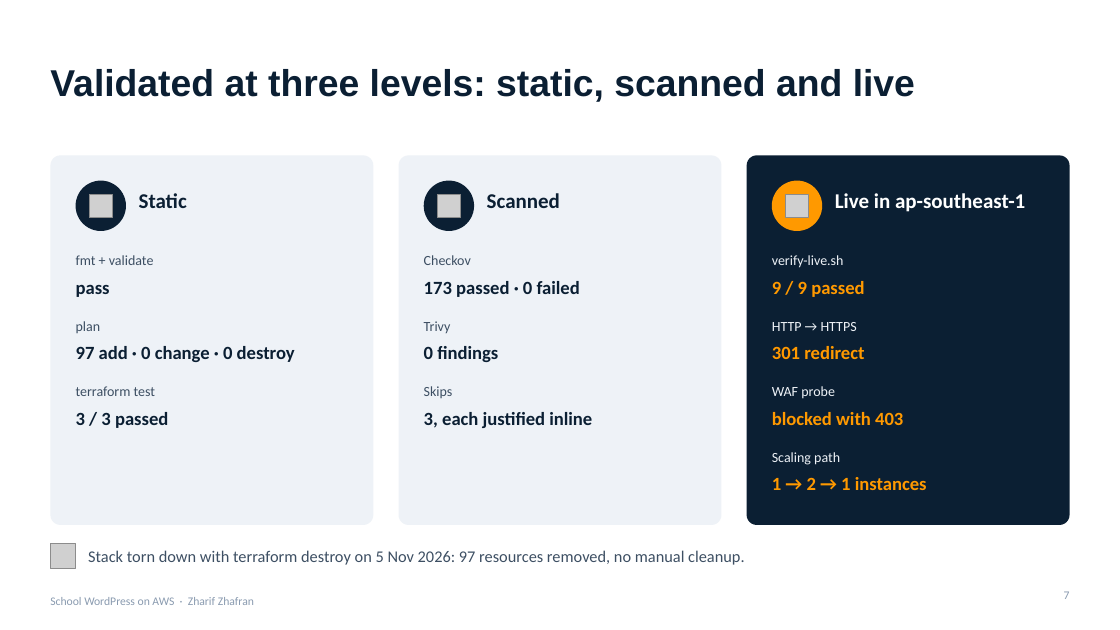
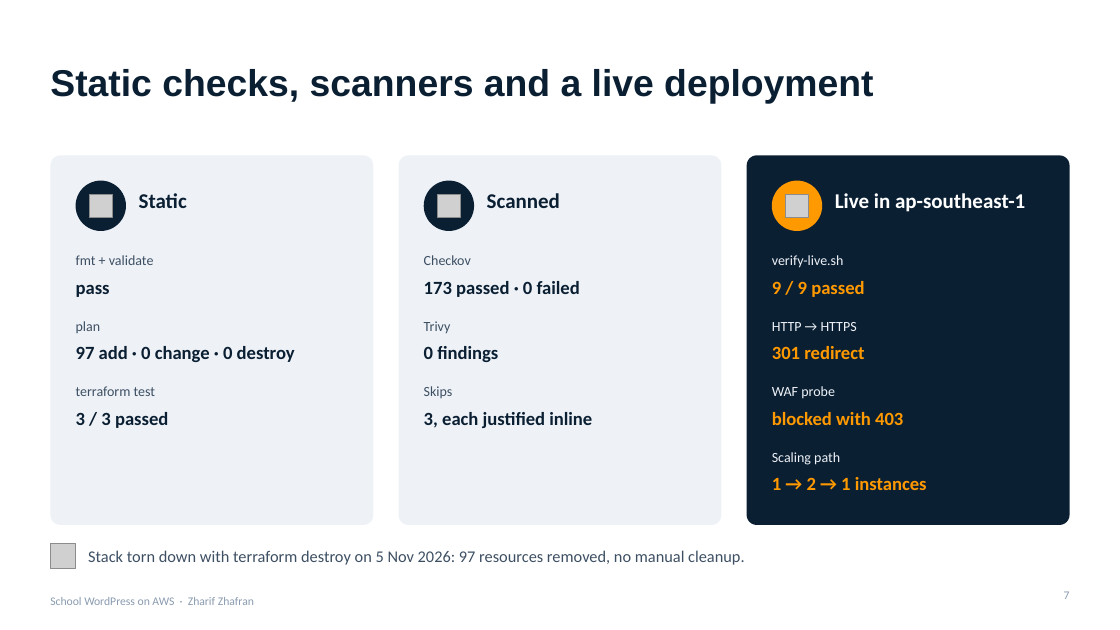
Before and after one commit to HagemaruThetha/WPApplication, a slide deck: slide 7 of presentation/School_WordPress_on_AWS.pptx. Drawn at 1120x630 pixels with LibreOffice and Linux fonts; fonts in the diff are those of the drawing; grey boxes stand for pictures. Boxes give left, top, right and bottom in pixels: in the first picture for what was removed or moved away, otherwise in the second. Text is boxed around its words. In the diff, an @@ line names an element or a change of style, - is before the commit and + after.

```diff
--- a/presentation/School_WordPress_on_AWS.pptx
+++ b/presentation/School_WordPress_on_AWS.pptx
@@ title at [50, 69, 873, 104]: text changed @@
-Validated at three levels: static, scanned and live
+Static checks, scanners and a live deployment
```
Also in this commit, not shown: 6 other slides changed, 4 other files.
